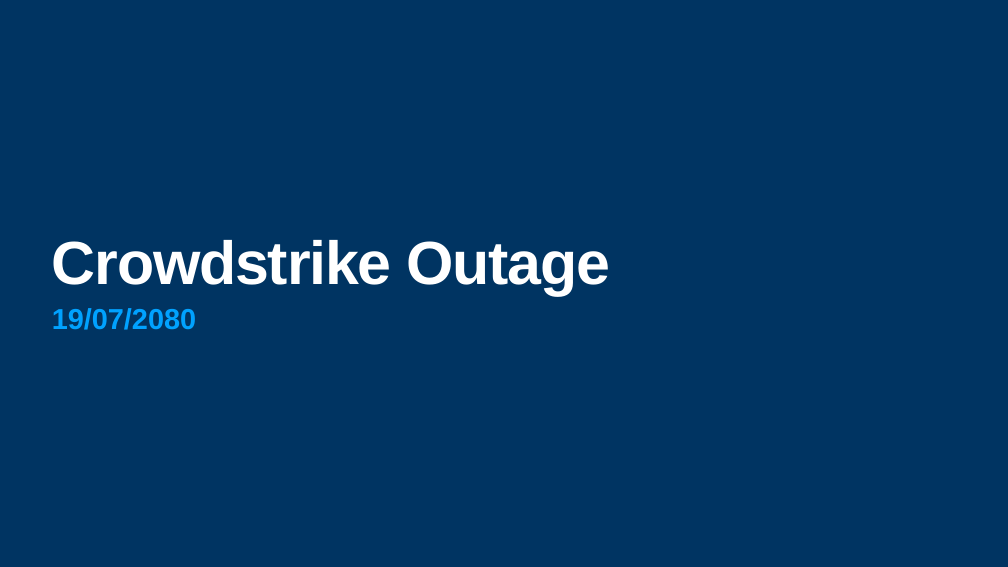
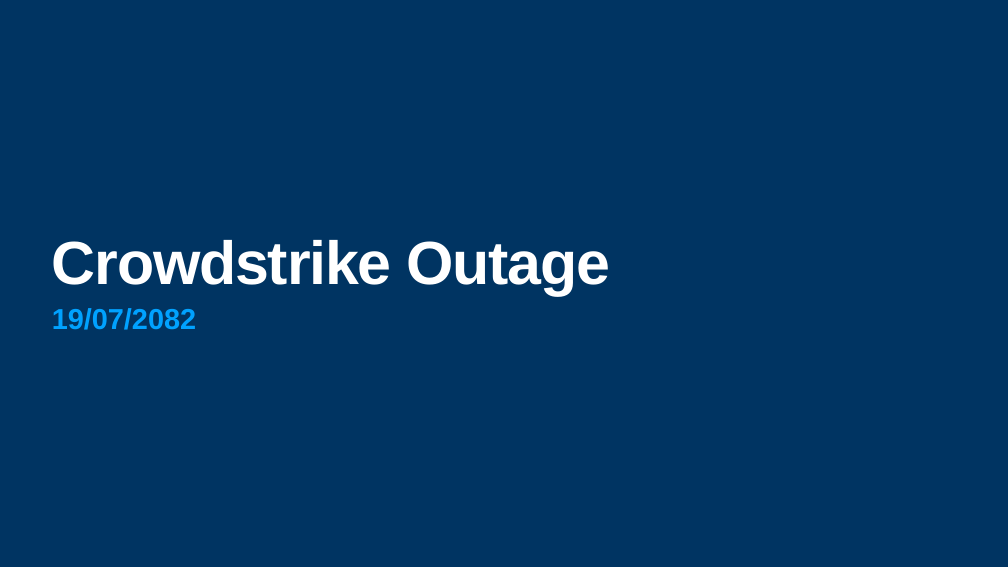
Before and after one commit to Swarnim1812/REDACT-TOOL, a slide deck: slide 1 of backend/outputs2/redacted_Crowdstrike_Prelim_Assessment_new.pptx. Drawn at 1008x567 pixels with LibreOffice and Linux fonts; fonts in the diff are those of the drawing. Boxes give left, top, right and bottom in pixels: in the first picture for what was removed or moved away, otherwise in the second. Text is boxed around its words. In the diff, an @@ line names an element or a change of style, - is before the commit and + after.

```diff
--- a/backend/outputs2/redacted_Crowdstrike_Prelim_Assessment_new.pptx
+++ b/backend/outputs2/redacted_Crowdstrike_Prelim_Assessment_new.pptx
@@ subtitle at box(52, 308, 196, 330): text changed @@
-19/07/2080
+19/07/2082
```
Also in this commit, not shown: 10 other slides changed, 1 slide added, 1 slide removed, 10 other files.
